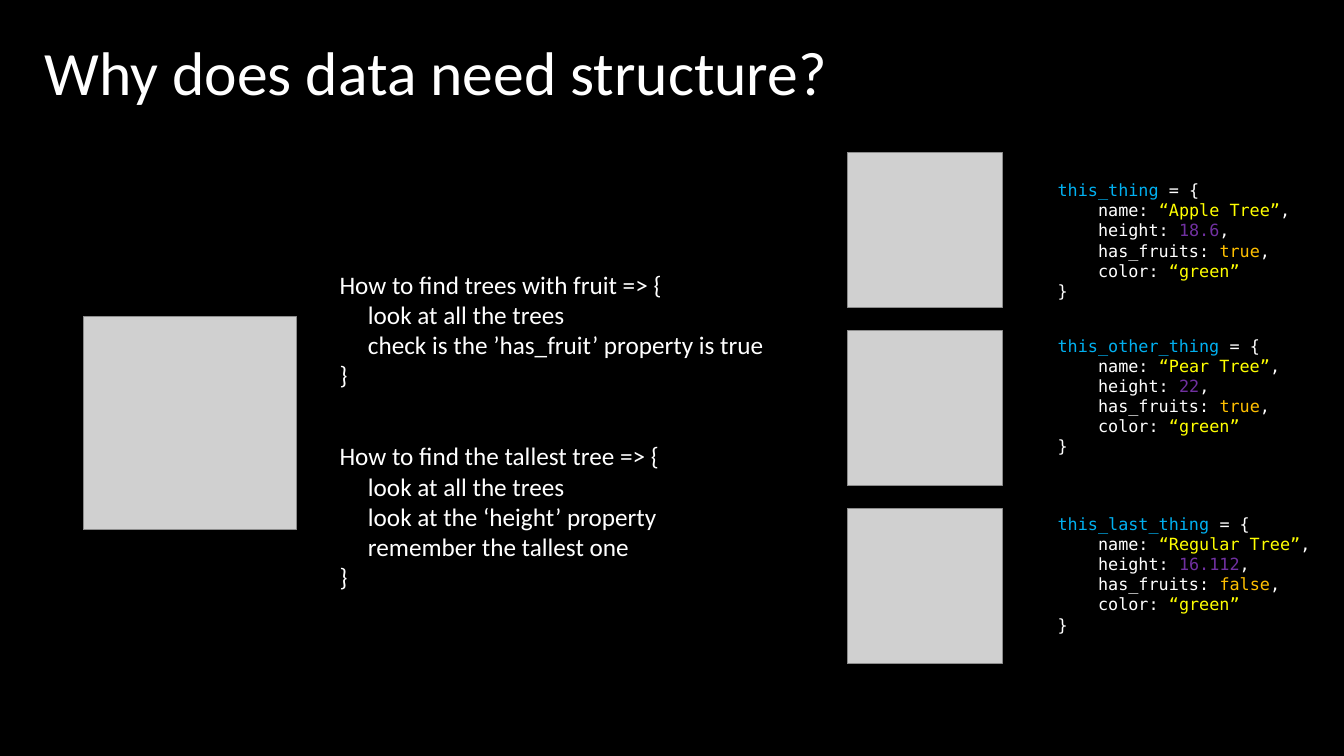
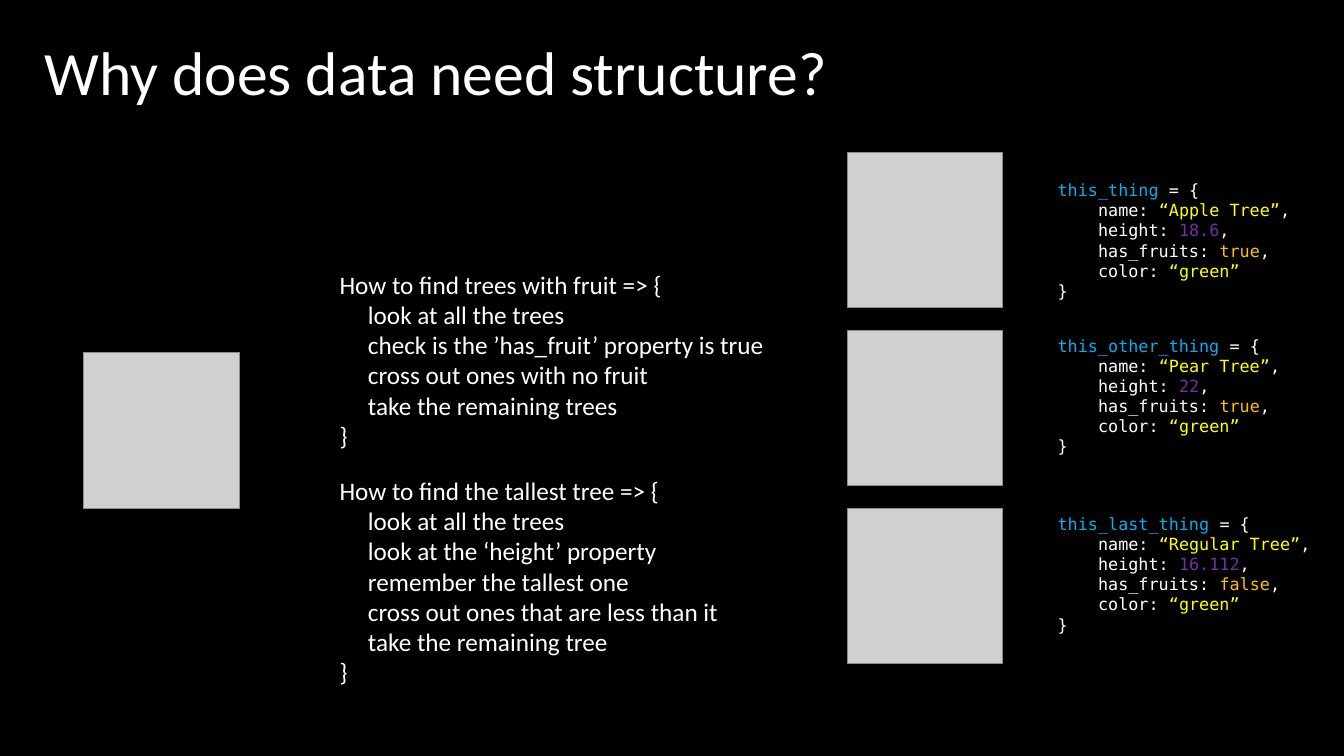
Before and after one commit to AesaKamar/teachkidstocode, a slide deck: slide 6 of 001_why_code/001.pptx. Drawn at 1344x756 pixels with LibreOffice and Linux fonts; fonts in the diff are those of the drawing; grey boxes stand for pictures. Boxes give left, top, right and bottom in pixels: in the first picture for what was removed or moved away, otherwise in the second. Text is boxed around its words. In the diff, an @@ line names an element or a change of style, - is before the commit and + after.

```diff
--- a/001_why_code/001.pptx
+++ b/001_why_code/001.pptx
@@ picture: place and size @@
-picture at box(83, 317, 296, 530)
+picture at box(84, 352, 240, 508)
@@ text at box(368, 366, 648, 420): paragraphs added @@
+cross out ones with no fruit
+take the remaining trees
@@ text "How to find the tallest ...": place and size @@
-text "How to find the tallest ..." at box(340, 447, 656, 557)
+text "How to find the tallest ..." at box(340, 482, 717, 656)
@@ text at box(368, 603, 717, 656): paragraphs added @@
+cross out ones that are less than it
+take the remaining tree
```
Also in this commit, not shown: 1 other slide changed, 7 other files.
